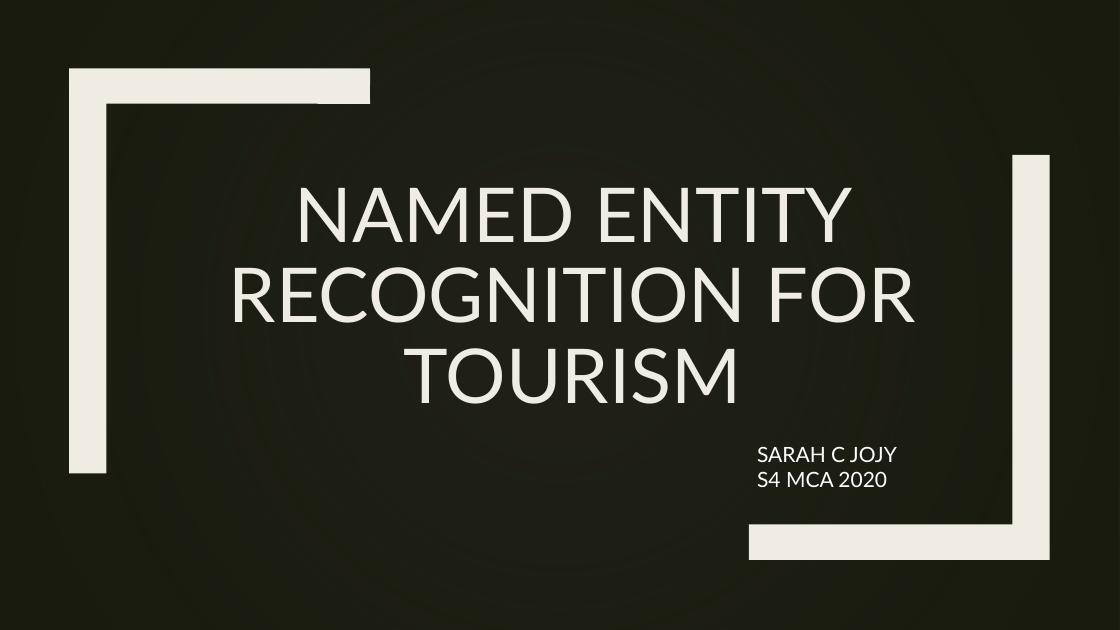
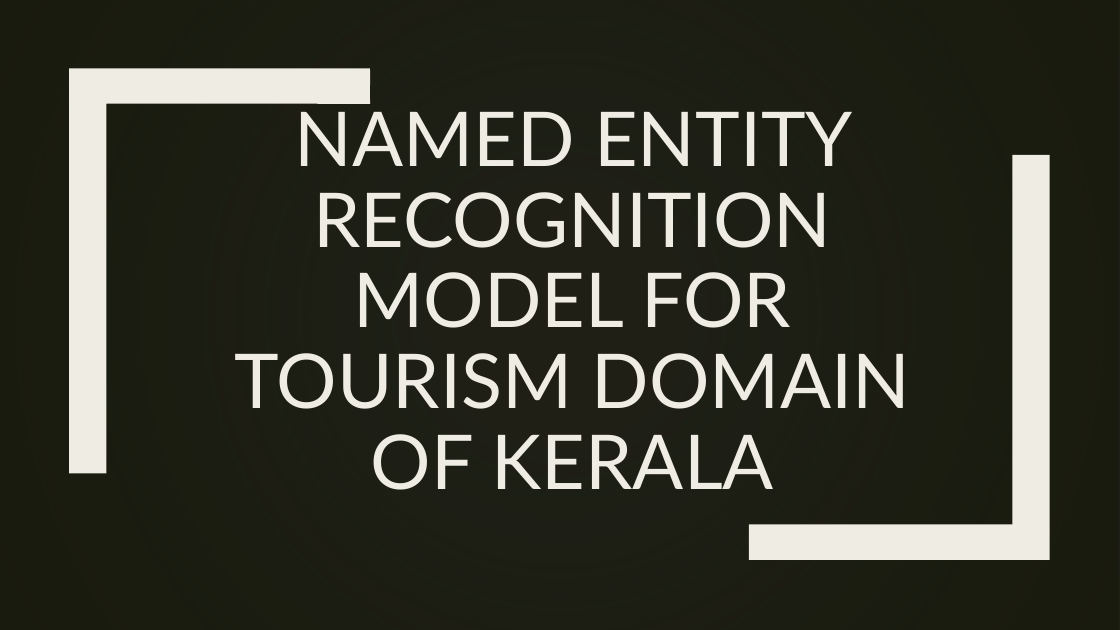
Before and after one commit to SARAHCJOJY/MAIN-PROJECT, a slide deck: slide 1 of NER.pptx. Drawn at 1120x630 pixels with LibreOffice and Linux fonts; fonts in the diff are those of the drawing; background and template pictures are left out; a plain dark background stands for a picture behind light text. Boxes give left, top, right and bottom in pixels: in the first picture for what was removed or moved away, otherwise in the second. Text is boxed around its words. In the diff, an @@ line names an element or a change of style, - is before the commit and + after.

```diff
--- a/NER.pptx
+++ b/NER.pptx
@@ title at [235,101,910,490]: text changed @@
-NAMED ENTITY RECOGNITION FOR TOURISM
+NAMED ENTITY RECOGNITION MODEL FOR TOURISM DOMAIN OF KERALA
@@ text removed at [757,446,897,487] @@
-SARAH C JOJY
-S4 MCA 2020
```
Also in this commit, not shown: 4 other slides changed, 6 slides added.
